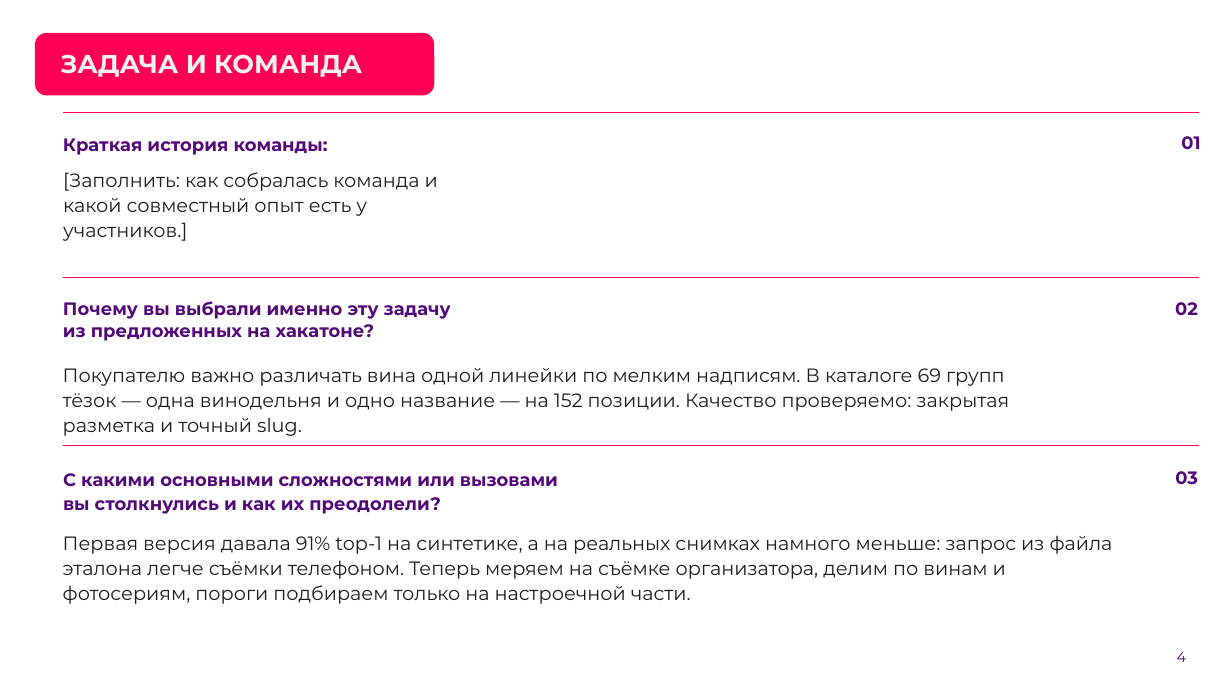
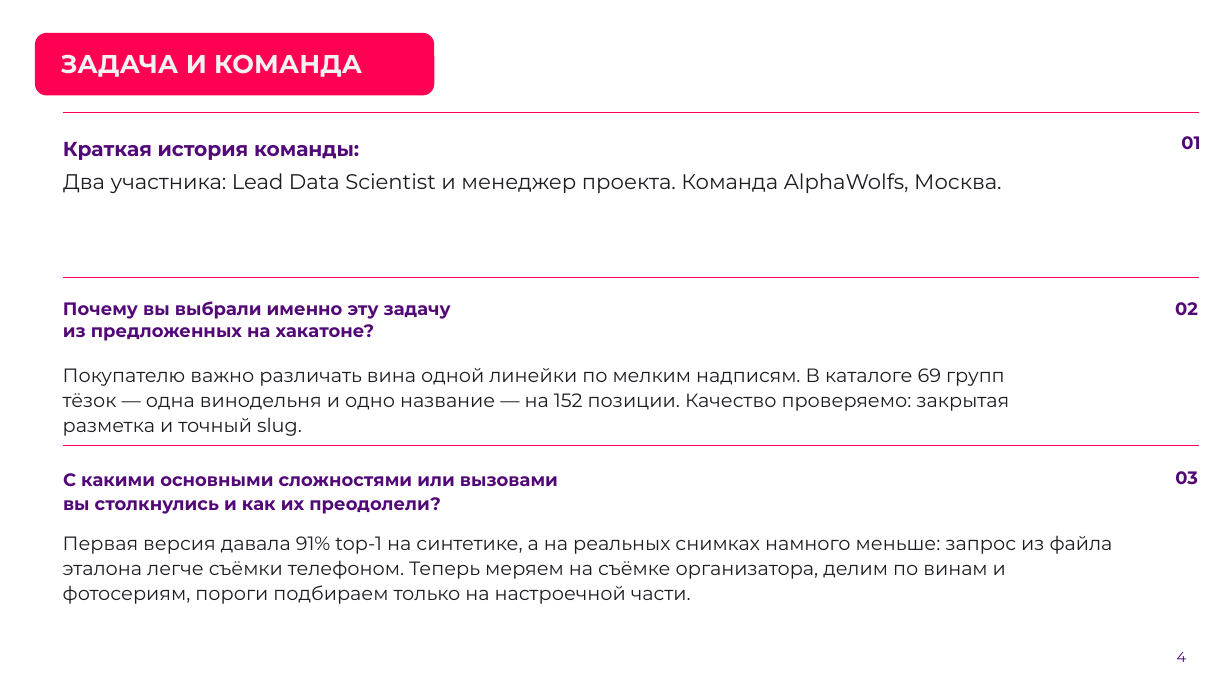
Before and after one commit to AlexGvr/rus_vines, a slide deck: slide 4 of ЛЦТ2026 Сканер российских вин.pptx. Drawn at 1232x693 pixels with LibreOffice and Linux fonts; fonts in the diff are those of the drawing; background and template pictures are left out. Boxes give left, top, right and bottom in pixels: in the first picture for what was removed or moved away, otherwise in the second. Text is boxed around its words. In the diff, an @@ line names an element or a change of style, - is before the commit and + after.

```diff
--- a/ЛЦТ2026 Сканер российских вин.pptx
+++ b/ЛЦТ2026 Сканер российских вин.pptx
@@ text "Краткая история команды:" at (63,141,359,160): size 14 to 15.8 pt, text colour #520977 to #520978; line spacing 1 to 1.08; less space between paragraphs @@
@@ text at (63,173,1001,193): text changed; size 15 to 16.5 pt @@
-[Заполнить: как собралась команда и какой совместный опыт есть у участников.]
+Два участника: Lead Data Scientist и менеджер проекта. Команда AlphaWolfs, Москва.
```
Also in this commit, not shown: 11 other slides changed, 4 other files.
